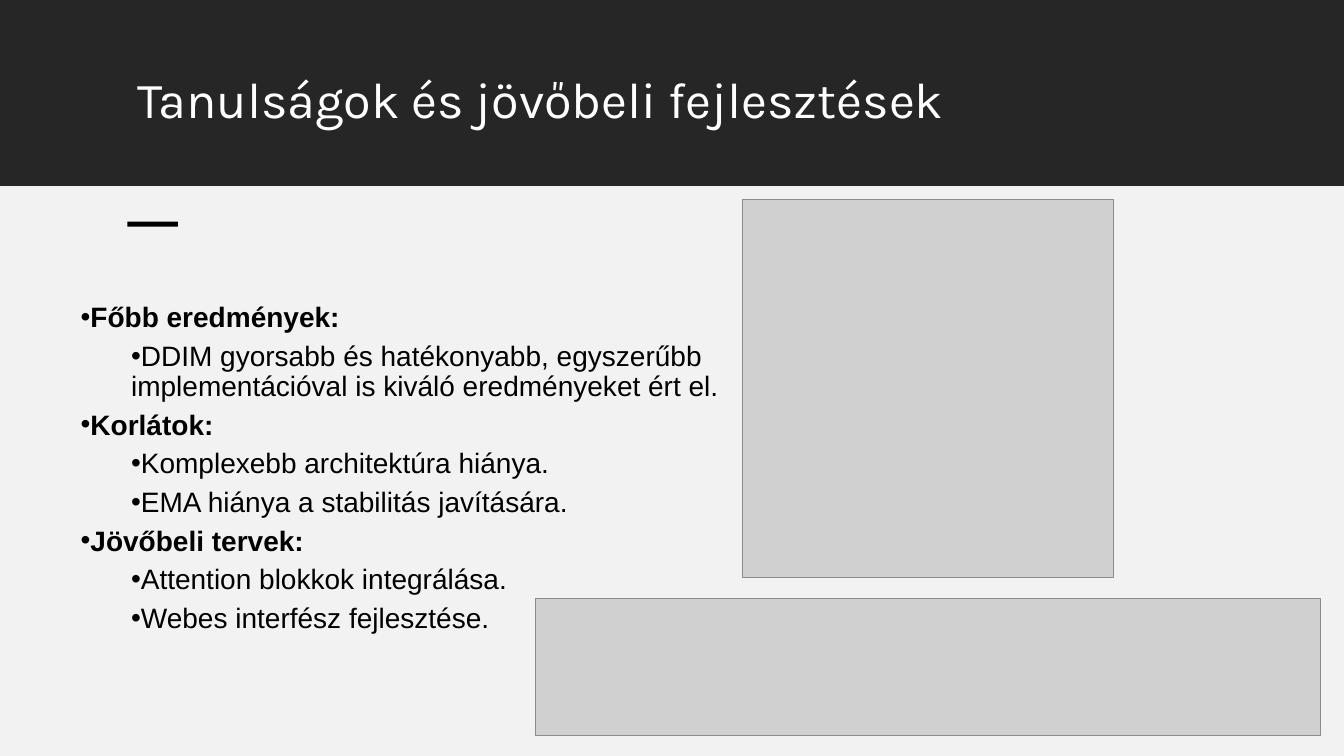
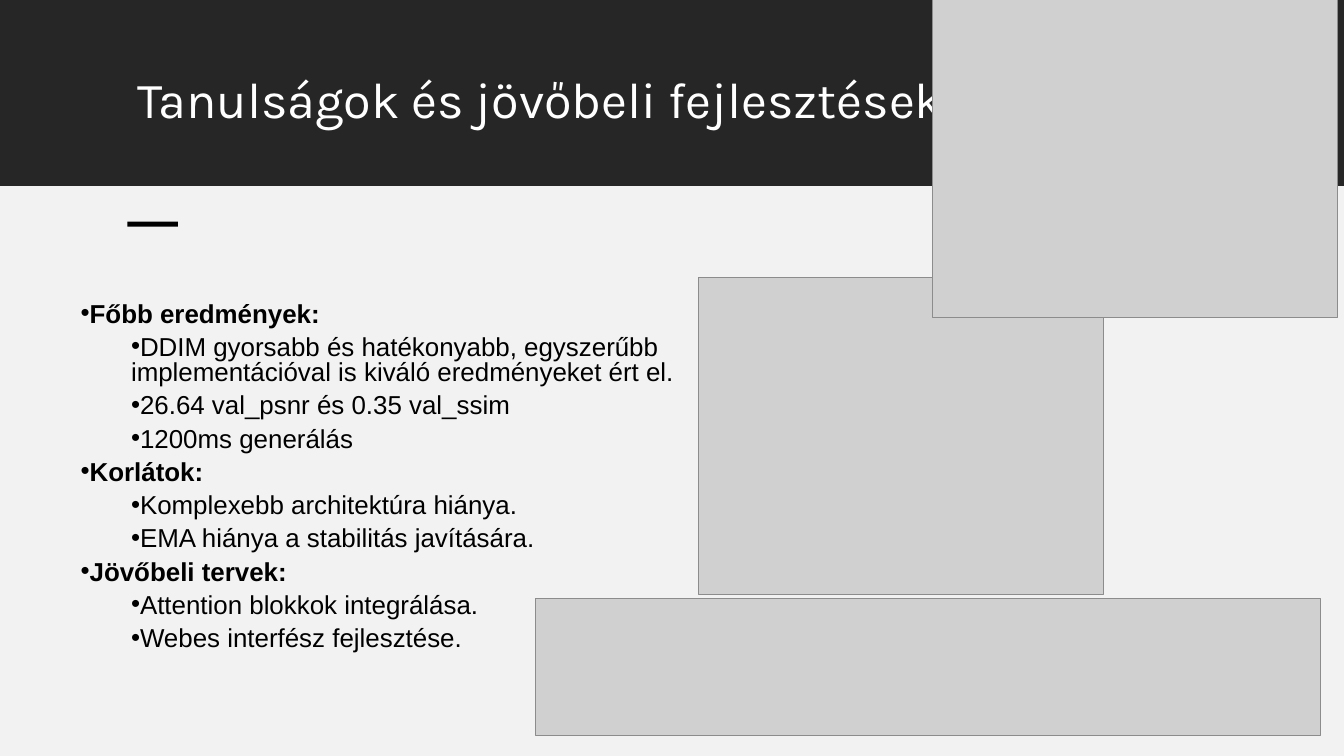
Before and after one commit to DarkTemplar91/CtrlAltDiffuse, a slide deck: slide 8 of Ctrl+Alt+Diffuse.pptx. Drawn at 1344x756 pixels with LibreOffice and Linux fonts; fonts in the diff are those of the drawing; grey boxes stand for pictures. Boxes give left, top, right and bottom in pixels: in the first picture for what was removed or moved away, otherwise in the second. Text is boxed around its words. In the diff, an @@ line names an element or a change of style, - is before the commit and + after.

```diff
--- a/Ctrl+Alt+Diffuse.pptx
+++ b/Ctrl+Alt+Diffuse.pptx
@@ picture added at box(933, 0, 1338, 318) @@
@@ picture: place and size @@
-picture at box(742, 200, 1113, 578)
+picture at box(699, 277, 1104, 595)
@@ text at box(90, 304, 673, 653): size 20 to 18.5 pt in "Főbb eredmények:", "DDIM gyorsabb és hatékonyabb, egyszerűbb implementációval is ...", "Korlátok:", "Komplexebb architektúra hiánya." and 4 more places; line spacing 0.9 to 0.8 @@
@@ text at box(131, 395, 510, 454): paragraphs added @@
+  • 26.64 val_psnr és 0.35 val_ssim
+  • 1200ms generálás
```
